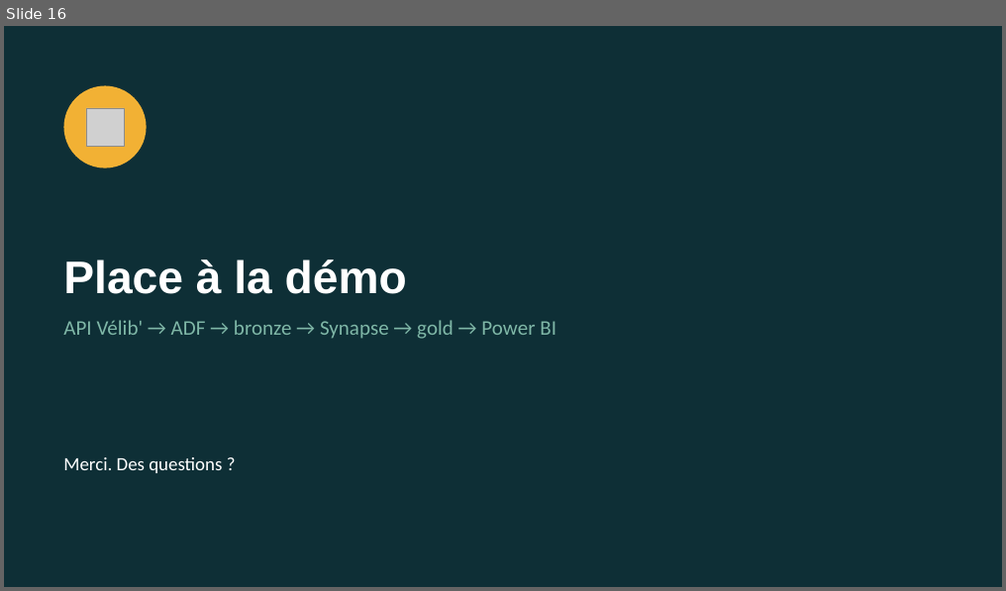
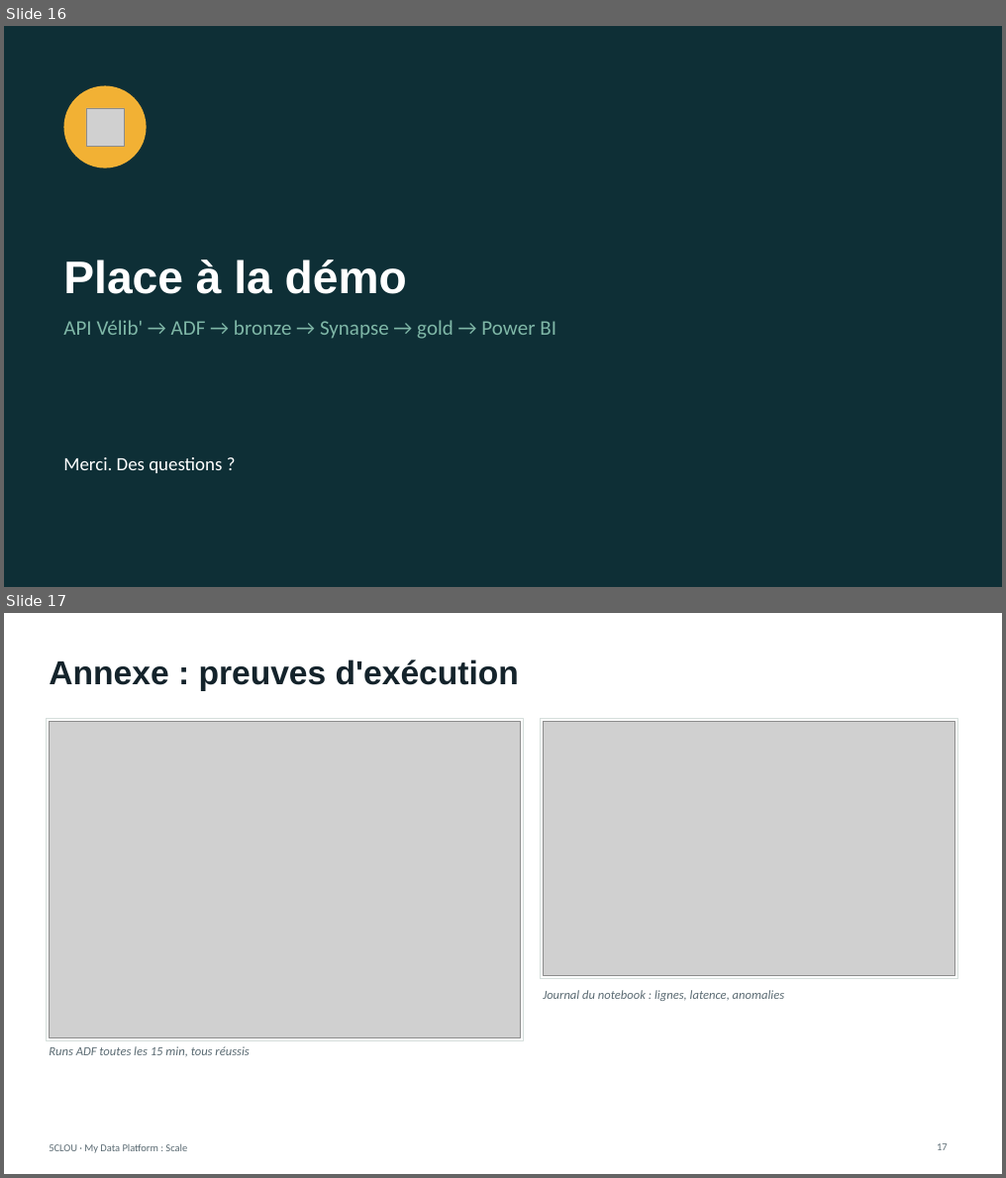
Before and after one commit to lambert-19/my_data_platform, a slide deck: docs/slides_velib.pptx. Shown one above the other, each under a label of ours: slide 16 before the commit, slides 16 and 17 after it. The pictures are 1006x591 and 1006x1178 pixels, drawn with LibreOffice and Linux fonts; fonts in the diff are those of the drawing; grey boxes stand for pictures. Boxes give left, top, right and bottom in pixels: in the first picture for what was removed or moved away, otherwise in the second. Text is boxed around its words. In the diff, an @@ line names an element or a change of style, - is before the commit and + after.

```diff
--- a/docs/slides_velib.pptx
+++ b/docs/slides_velib.pptx
@@ slide 17 added at (x1=4, y1=613, x2=1002, y2=1174), background #FFFFFF @@
@@ title added at (x1=49, y1=660, x2=519, y2=691), 32 pt, text #14232B, bold @@
+Annexe : preuves d'exécution
@@ rectangle added at (x1=46, y1=719, x2=524, y2=1042), fill #FFFFFF, outline #D5DEDB 1 pt @@
@@ picture added at (x1=49, y1=722, x2=521, y2=1039) @@
@@ rectangle added at (x1=540, y1=719, x2=957, y2=979), fill #FFFFFF, outline #D5DEDB 1 pt @@
@@ picture added at (x1=543, y1=722, x2=954, y2=976) @@
@@ text added at (x1=543, y1=990, x2=785, y2=1001), 12 pt, text #5B6B73, italic @@
+Journal du notebook : lignes, latence, anomalies
@@ text added at (x1=49, y1=1047, x2=249, y2=1058), 12 pt, text #5B6B73, italic @@
+Runs ADF toutes les 15 min, tous réussis
@@ text added at (x1=49, y1=1145, x2=187, y2=1154), 10 pt, text #5B6B73 @@
+5CLOU · My Data Platform : Scale
@@ page number added at (x1=937, y1=1144, x2=947, y2=1151), 10 pt, text #5B6B73 @@
+17
```
Also in this commit, not shown: 2 slides changed, 7 other files.
